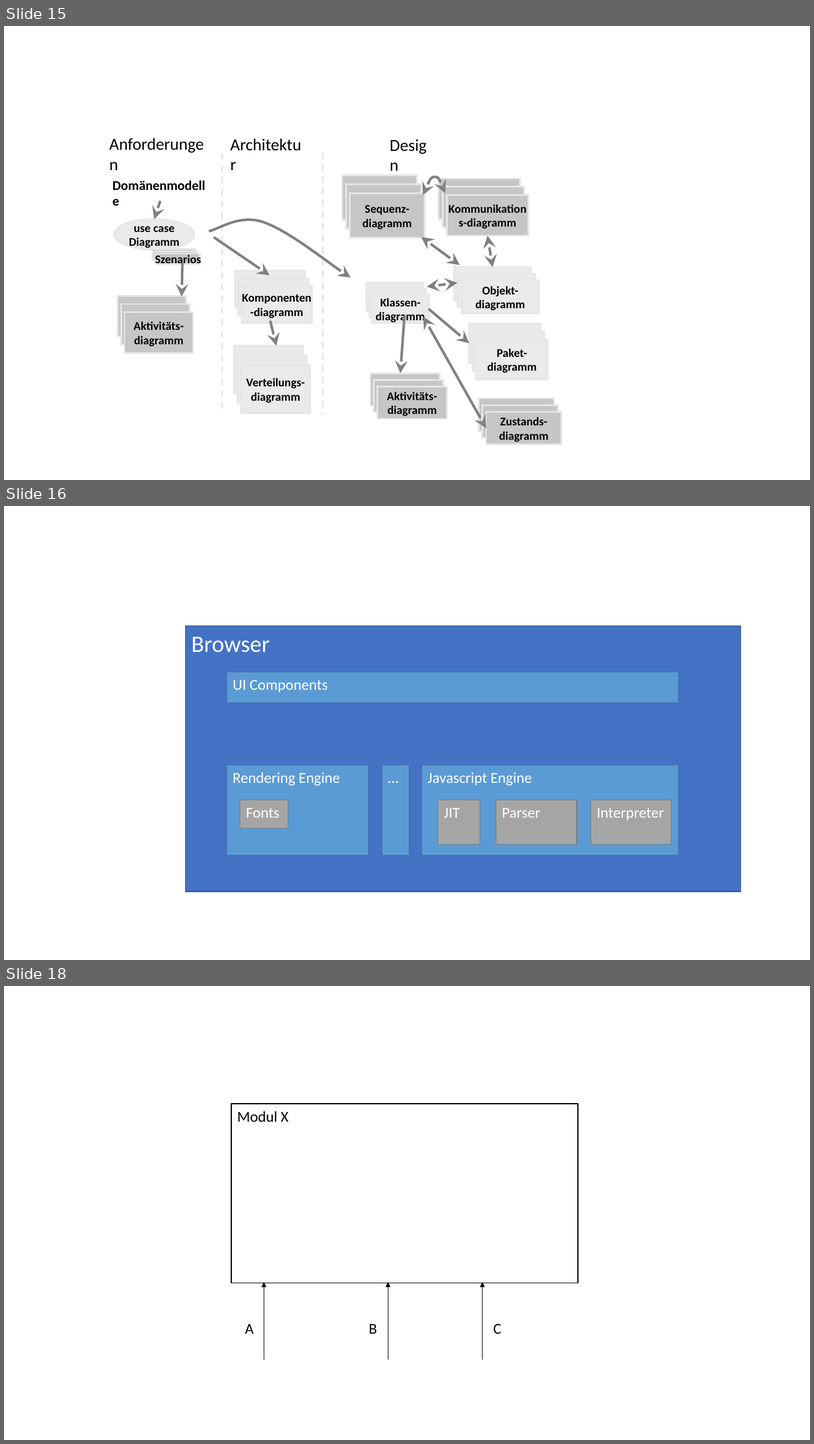
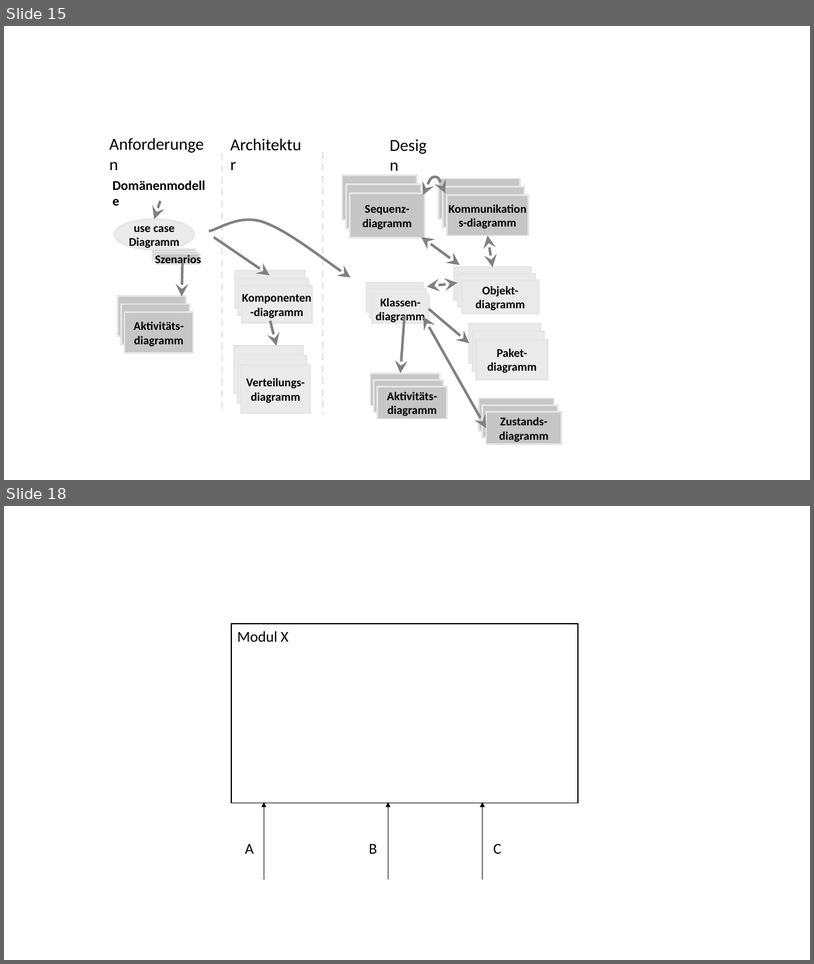
Before and after one commit to unibas-marcelluethi/software-engineering, a slide deck: docs/slides/drawings/graphics.pptx. Shown one above the other, each under a label of ours: slides 15, 16 and 18 before the commit, slides 15 and 18 after it; the slides between them are not shown. The pictures are 814x1444 and 814x964 pixels, drawn with LibreOffice and Linux fonts; fonts in the diff are those of the drawing. Boxes give left, top, right and bottom in pixels: in the first picture for what was removed or moved away, otherwise in the second. Text is boxed around its words. In the diff, an @@ line names an element or a change of style, - is before the commit and + after.

```diff
--- a/docs/slides/drawings/graphics.pptx
+++ b/docs/slides/drawings/graphics.pptx
@@ slide 16 removed at (4,506,810,960), background #FFFFFF @@
@@ rectangle removed at (185,626,741,891) @@
-Browser
@@ rectangle removed at (227,672,679,703) @@
-UI Components
@@ rectangle removed at (227,765,369,855) @@
-Rendering Engine
@@ rectangle removed at (383,765,410,855) @@
-…
@@ rectangle removed at (422,765,679,855) @@
-Javascript Engine
@@ rectangle removed at (240,800,288,828) @@
-Fonts
@@ rectangle removed at (438,799,480,844) @@
-JIT
@@ rectangle removed at (497,799,577,844) @@
-Parser
@@ rectangle removed at (591,799,672,844) @@
-Interpreter
```
Also in this commit, not shown: 1 slide changed, 1 slide added, 6 other files.
